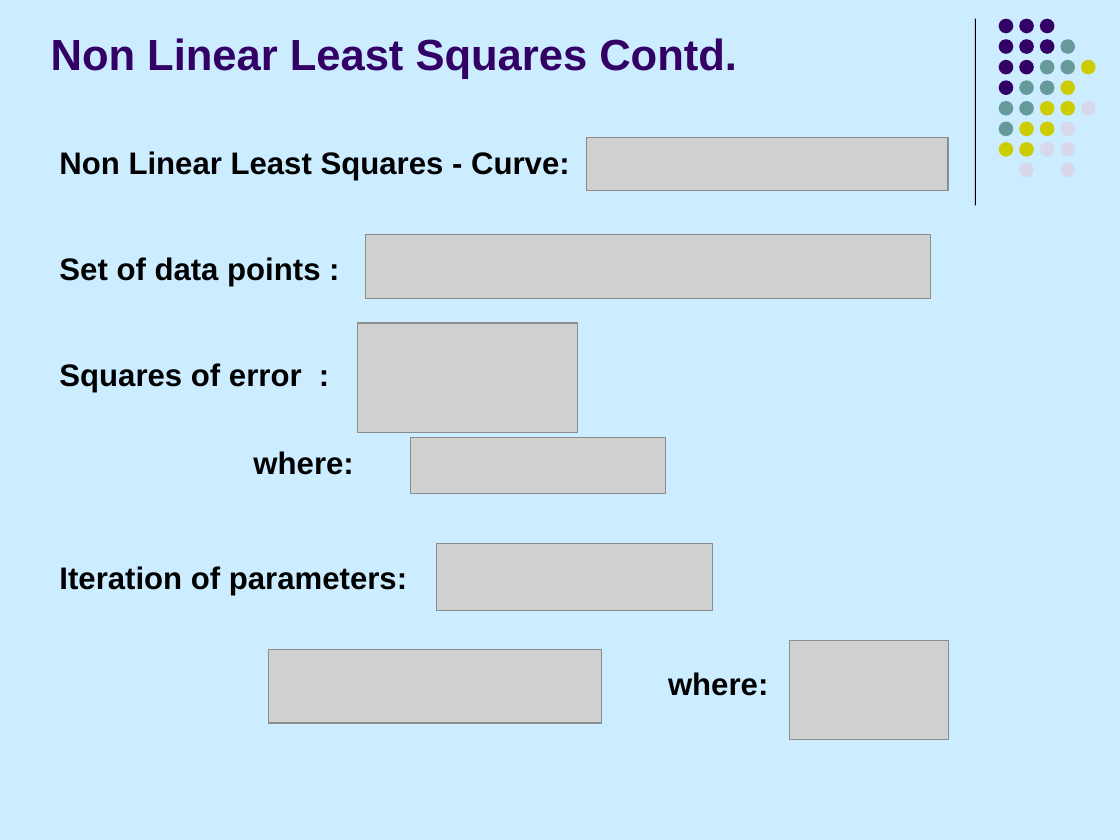
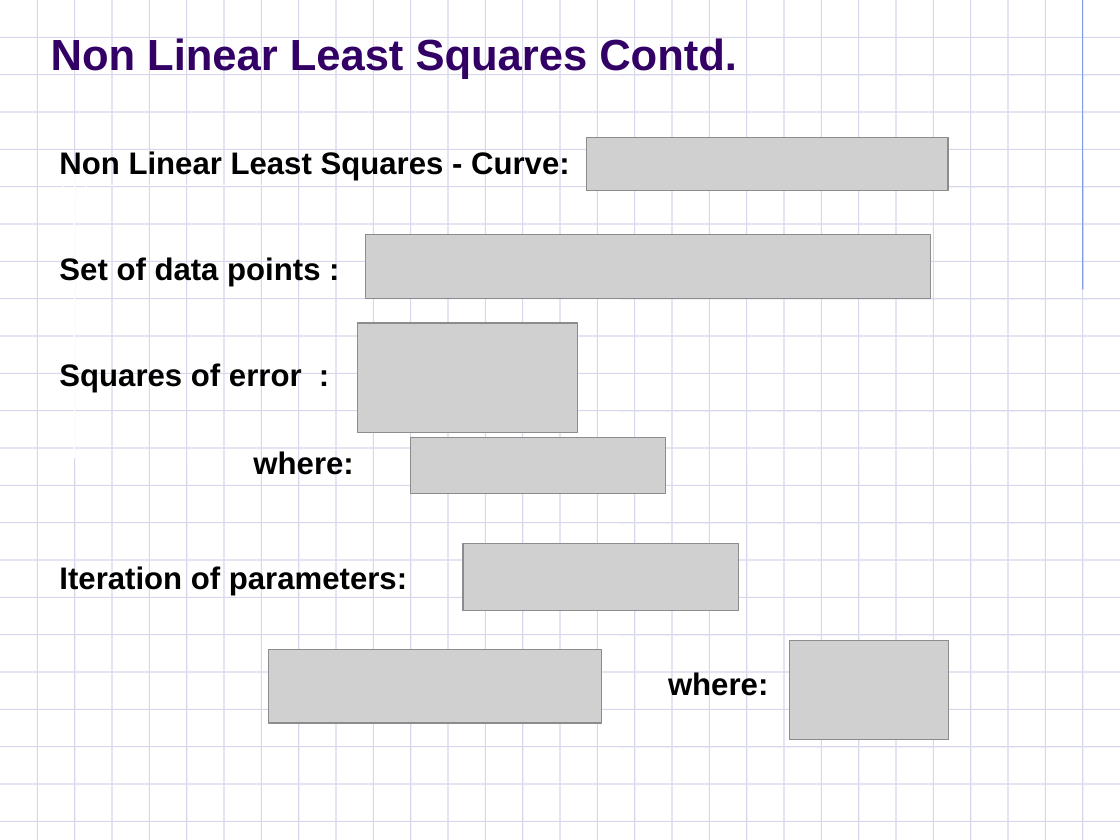
Before and after one commit to fasalex/symposium, a slide deck: slide 27 of Presentation.ppt (slide 26 before the commit). Drawn at 1120x840 pixels with LibreOffice and Linux fonts; fonts in the diff are those of the drawing; grey boxes stand for pictures; background and template pictures are left out. Boxes give left, top, right and bottom in pixels: in the first picture for what was removed or moved away, otherwise in the second. Text is boxed around its words. In the diff, an @@ line names an element or a change of style, - is before the commit and + after.

```diff
--- a/Presentation.ppt
+++ b/Presentation.ppt
@@ background #CCECFF to #FFFFFF @@
@@ line removed from (976, 19) to (976, 205) @@
@@ group added at box(0, 0, 1120, 840): 54 lines, 1 freeform shape @@
@@ group removed at box(999, 19, 1095, 177): 31 ellipses @@
@@ picture: place and size @@
-picture at box(437, 543, 712, 610)
+picture at box(463, 543, 738, 610)
```
Also in this commit, not shown: 37 other slides changed, 4 slides added, 5 slides removed, 13 other files.
